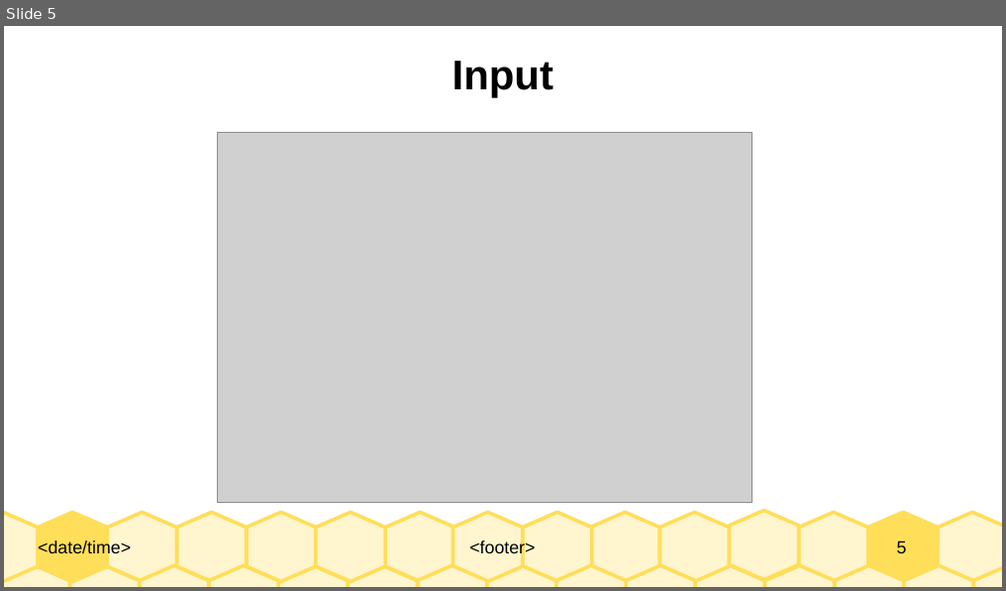
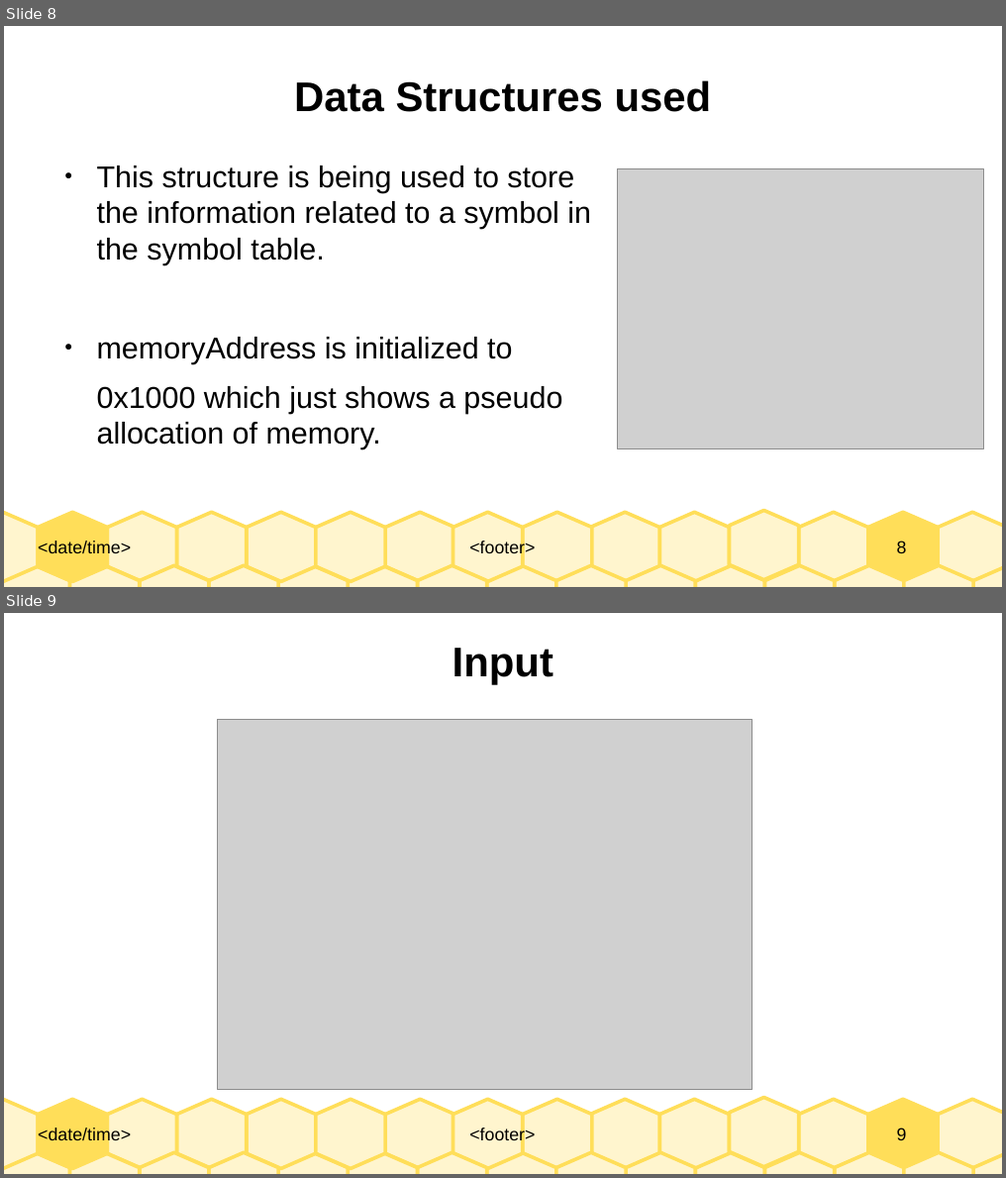
Before and after one commit to Jeetesh1512/compiler-design-project, a slide deck: Compiler Design Project PPT.odp. Shown one above the other, each under a label of ours: slide 5 before the commit, slides 8 and 9 after it. The pictures are 1006x591 and 1006x1178 pixels, drawn with LibreOffice and Linux fonts; fonts in the diff are those of the drawing; grey boxes stand for pictures. Boxes give left, top, right and bottom in pixels: in the first picture for what was removed or moved away, otherwise in the second. Text is boxed around its words. In the diff, an @@ line names an element or a change of style, - is before the commit and + after.

```diff
--- a/Compiler Design Project PPT.odp
+++ b/Compiler Design Project PPT.odp
@@ slide 8 added at (4, 26, 1002, 587), background #FFFFFF; not listed: 33 template elements that a slide beside it also shows @@
@@ title added at (294, 80, 712, 112), 33 pt, text #000000, bold @@
+Data Structures used
@@ text added at (97, 166, 591, 450), 24 pt, text #000000 @@
+● This structure is being used to store the information related to a symbol in the symbol table.
+● memoryAddress is initialized to
+0x1000 which just shows a pseudo allocation of memory.
@@ picture added at (618, 169, 985, 449) @@
@@ what was slide 5 is now slide 9 @@
@@ page number at (897, 1128, 907, 1141): text changed @@
-5
+9
```
Also in this commit, not shown: 3 other slides added, 1 other file.
